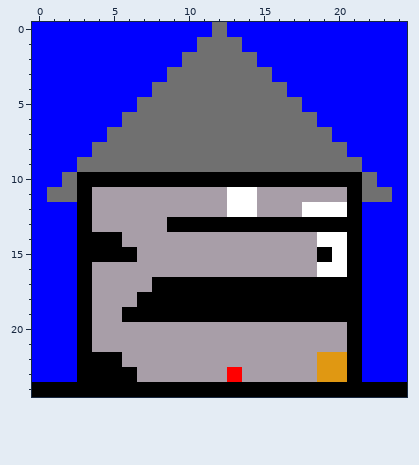
Two versions of one pixel-art sprite, crea_map/images/maison.png. The first picture shows the starting point.
The file is 25x25 pixels.
Now the later version:
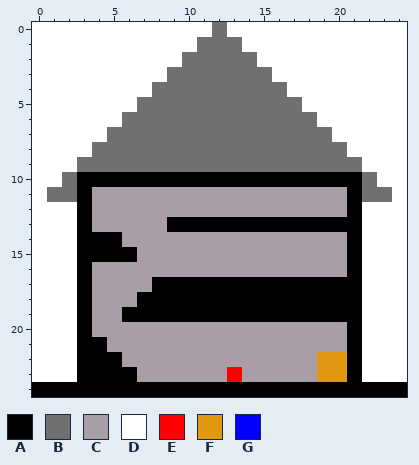
Palette (. is transparent): A #000000  B #707070  C #a89ea8  D #ffffff  E #ff0000  F #e09812  G #0000ff
From old to new:
The author changed colour C to colour A in row 21 at x 4.
The author changed colour A to colour C in row 15 at x 19.
The author changed colour D to colour C in row 11 at x 13 to 14; in row 12 at x 13 to 14 and 18 to 20; in row 14 at x 19 to 20; in row 15 at x 20; in row 16 at x 19 to 20.
The author changed colour G to colour D in row 0 at x 0 to 11 and 13 to 24; in row 1 at x 0 to 10 and 14 to 24; in row 2 at x 0 to 9 and 15 to 24; in row 3 at x 0 to 8 and 16 to 24; in row 4 at x 0 to 7 and 17 to 24; in row 5 at x 0 to 6 and 18 to 24.
The author changed colour G to colour D in row 6 at x 0 to 5 and 19 to 24; in row 7 at x 0 to 4 and 20 to 24; in row 8 at x 0 to 3 and 21 to 24; in row 9 at x 0 to 2 and 22 to 24; in row 10 at x 0 to 1 and 23 to 24; in row 11 at x 0 and 24.
The author changed colour G to colour D in rows 12 to 23 at x 0 to 2 and 22 to 24.
Pixel boxes of the changes (left, top, right, bottom) in both pictures:
changed: (32, 22, 407, 382)
